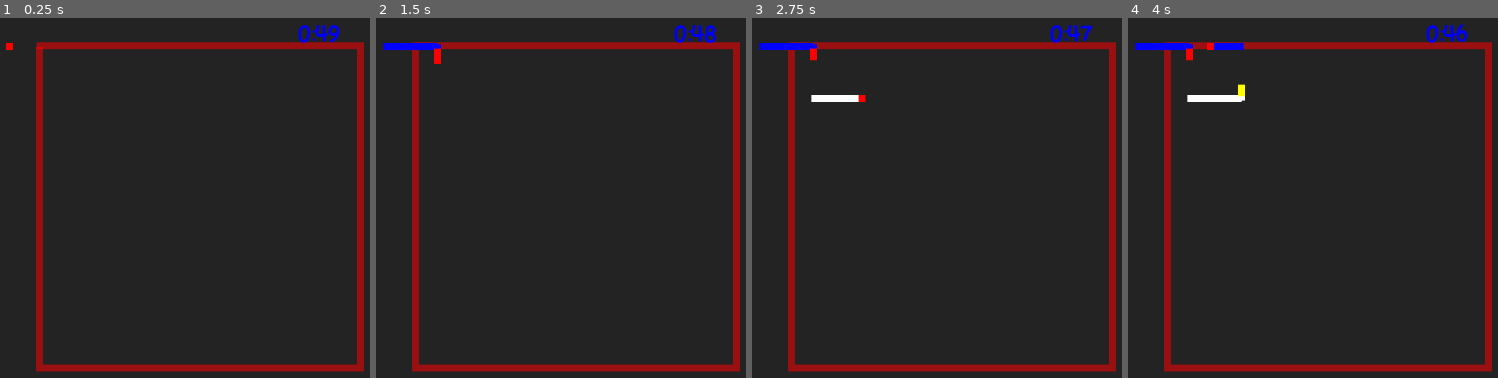
Above: before the commit, frames 1-4 (left to right).
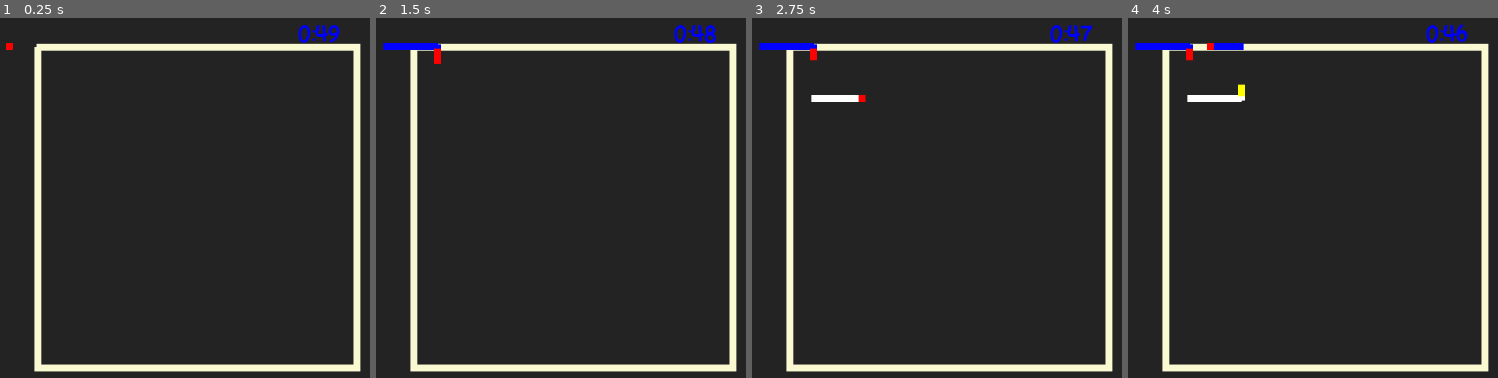
Above: after the commit, the same moments.

Repository: feliperieder/ultimate-color
Game: Godot game, scene res://main.tscn
Two runs of this game, one before a commit and one after it. Both use one fixed random seed, a clock stepped at 60 frames per second and the inputs below.
Inputs:
- Up to frame 1 (0.25 s): no input
- Up to frame 2 (1.5 s): tap Enter at 0.5 s; hold Right (ui_right) 0.53-1.28 s; hold A (blue_color) 0.53-1.28 s; tap Space at 1.25 s; hold Down (ui_down) from 1.28 s (still down); tap Q (red_color) at 1.35 s
- Up to frame 3 (2.75 s): release Down (ui_down) at 2.03 s; hold Right (ui_right) from 2.03 s (still down); hold S (white_color) from 2.03 s (still down)
- Up to frame 4 (4 s): tap Enter at 2.75 s; release Right (ui_right) at 2.78 s; release S (white_color) at 2.78 s; hold Up (ui_up) 2.78-3.53 s; tap W (yellow_color) at 2.85 s; tap Space at 3.5 s; hold Left (ui_left) from 3.53 s (still down); hold A (blue_color) from 3.53 s (still down)

The runs differ from the first frame. In frame 1, 8.9% of the frame differs, in the area x 9-99%, y 6-99%; in frame 2, 8.7%; in frame 3, 8.7%; in frame 4, 8.6%.

Commit message:
Sistema de criação de fases melhorado

Diff:
--- /dev/null
+++ b/level_line.gd
@@ -0,0 +1,54 @@
+extends Line2D
+
+
+const OBJECT_SCENE_PATH = preload("res://Points/Positive Points.tscn")
+const SPACING = 1  # Espaçamento entre os objetos
+
+@export_enum("red", "yellow", "blue", "white", "purple", "pink", "light_yellow", "green") var color = "red"
+const COLOR_RED = Color.RED
+const COLOR_YELLOW = Color.YELLOW
+const COLOR_BLUE = Color.BLUE
+const COLOR_WHITE = Color.WHITE
+const COLOR_PURPLE = Color.PURPLE
+const COLOR_PINK = Color.PINK
+const COLOR_GREEN = Color.GREEN
+const COLOR_LIGHT_YELLOW = Color.LIGHT_GOLDENROD
+
+# Called when the node enters the scene tree for the first time.
+func _ready() -> void:
+	setColor()
+	print()
+	fill_line_with_objects()
+	var bullets = get_tree().get_node_count_in_group("positive_point")
+	var player = get_tree().get_first_node_in_group("brush")
+	player.current_bullets = bullets
+	player.bullet_point = player.MAX_POINTS / bullets
+
+# Função para preencher a linha com objetos
+func fill_line_with_objects() -> void:
+	for i in range(points.size() - 1):
+		var start_point = points[i]
+		var end_point = points[i + 1]
+		var distance = start_point.distance_to(end_point)
+
+		# Calcular quantos objetos instanciar entre os pontos
+		var num_objects = int(distance / SPACING)
+
+		for j in range(num_objects):
+			# Calcular a posição usando linear_interpolate
+			var position = start_point.lerp(end_point, j / float(num_objects))
+			var instance = OBJECT_SCENE_PATH.instantiate()
+			instance.color = color
+			instance.position = position
+			add_child(instance)  # Adiciona o objeto à cena
+
+func setColor():
+	match color:
+		"red": default_color = COLOR_RED
+		"yellow": default_color = COLOR_YELLOW
+		"blue": default_color = COLOR_BLUE
+		"white": default_color = COLOR_WHITE
+		"purple": default_color = COLOR_PURPLE
+		"pink": default_color = COLOR_PINK
+		"light_yellow": default_color = COLOR_LIGHT_YELLOW
+		"green": default_color = COLOR_GREEN
--- /dev/null
+++ b/level_line.tscn
@@ -0,0 +1,6 @@
+[gd_scene load_steps=2 format=3 uid="uid://b5et3exwbxfh8"]
+
+[ext_resource type="Script" path="res://level_line.gd" id="1_qbtb4"]
+
+[node name="LevelLine" type="Line2D"]
+script = ExtResource("1_qbtb4")
--- a/main.gd
+++ b/main.gd
@@ -1,44 +1,17 @@
 extends Node2D
 var points
 
-@onready var background = $Line2D as Line2D
+@onready var background = $LevelLine as Line2D
 @onready var clock = $Timer as Node2D
 @onready var player = $PlayerTest as CharacterBody2D
 @onready var drawing = $Drawing as Node2D
 
 const SCORE_MENU_PATH = preload("res://Menus/Score Menu.tscn")
 
-# Caminho para a cena do objeto que você deseja instanciar
-const OBJECT_SCENE_PATH = preload("res://Points/Positive Points.tscn")
-const SPACING = 1  # Espaçamento entre os objetos
 
 # Called when the node enters the scene tree for the first time.
 func _ready() -> void:
-		fill_line_with_objects()
-		var bullets = get_tree().get_node_count_in_group("positive_point")
-		player.current_bullets = bullets
-		player.bullet_point = player.MAX_POINTS / bullets
-
-# Função para preencher a linha com objetos
-func fill_line_with_objects() -> void:
-	var points = background.points  # Pega os pontos da Line2D
-
-	for i in range(points.size() - 1):
-		var start_point = points[i]
-		var end_point = points[i + 1]
-		var distance = start_point.distance_to(end_point)
-
-		# Calcular quantos objetos instanciar entre os pontos
-		var num_objects = int(distance / SPACING)
-
-		for j in range(num_objects):
-			# Calcular a posição usando linear_interpolate
-			var position = start_point.lerp(end_point, j / float(num_objects))
-			var instance = OBJECT_SCENE_PATH.instantiate()
-			instance.color = "red"
-			instance.position = position
-			add_child(instance)  # Adiciona o objeto à cena
-
+	pass
 
 # Called every frame. 'delta' is the elapsed time since the previous frame.
 func _process(delta: float) -> void:
--- a/main.tscn
+++ b/main.tscn
@@ -1,9 +1,10 @@
-[gd_scene load_steps=6 format=3 uid="uid://y0ixtj32pwe3"]
+[gd_scene load_steps=7 format=3 uid="uid://y0ixtj32pwe3"]
 
 [ext_resource type="PackedScene" uid="uid://dc6x4phax06m5" path="res://Timer/Timer.tscn" id="1_4rcma"]
 [ext_resource type="Script" path="res://main.gd" id="1_7xp4k"]
 [ext_resource type="PackedScene" uid="uid://cpencn7rbua8f" path="res://Players/drawing.tscn" id="1_dq840"]
 [ext_resource type="PackedScene" uid="uid://d1usyydica8j" path="res://Players/player_test.tscn" id="2_b3ych"]
+[ext_resource type="PackedScene" uid="uid://b5et3exwbxfh8" path="res://level_line.tscn" id="2_d32u7"]
 [ext_resource type="PackedScene" uid="uid://bxe7hbmljjogw" path="res://Points/error_zone.tscn" id="5_xmm56"]
 
 [node name="Main" type="Node2D"]
@@ -17,9 +18,9 @@
 offset_bottom = 790.0
 color = Color(0.136826, 0.136826, 0.136826, 1)
 
-[node name="Line2D" type="Line2D" parent="."]
-points = PackedVector2Array(172, 45, 172, 508, 635, 508, 635, 43, 168, 43)
-default_color = Color(1, 0, 0, 0.541176)
+[node name="LevelLine" parent="." instance=ExtResource("2_d32u7")]
+points = PackedVector2Array(168, 45, 630, 45, 630, 508, 170, 508, 170, 45)
+color = "light_yellow"
 
 [node name="Timer" parent="." instance=ExtResource("1_4rcma")]
 timer_time = 50
